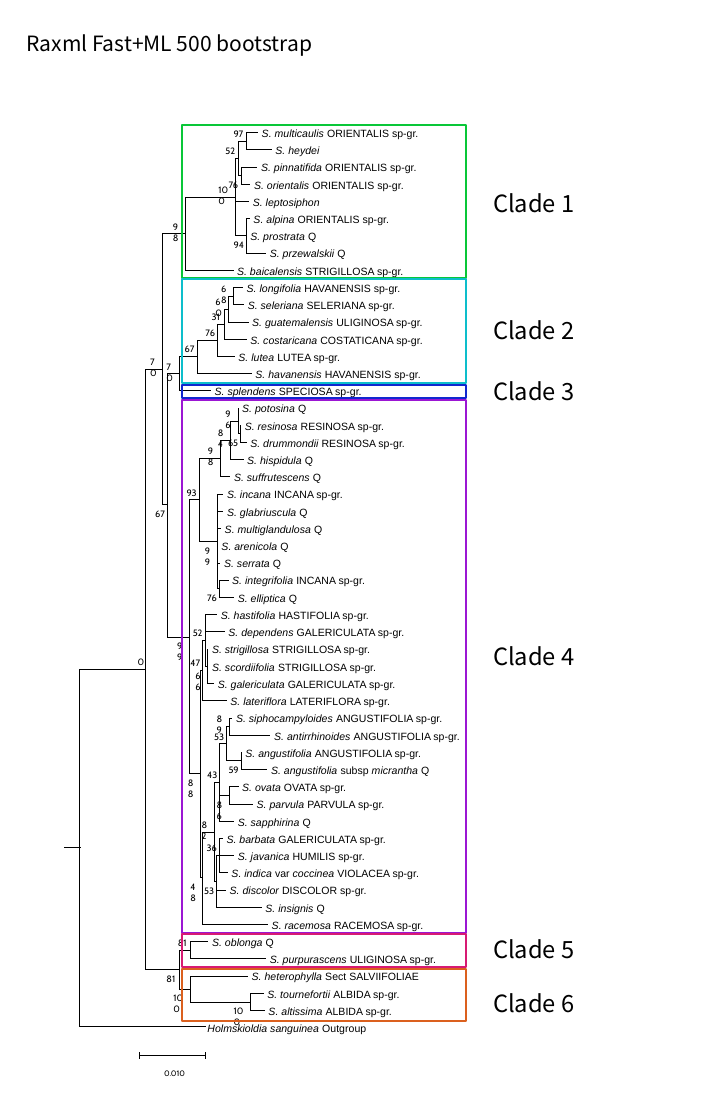
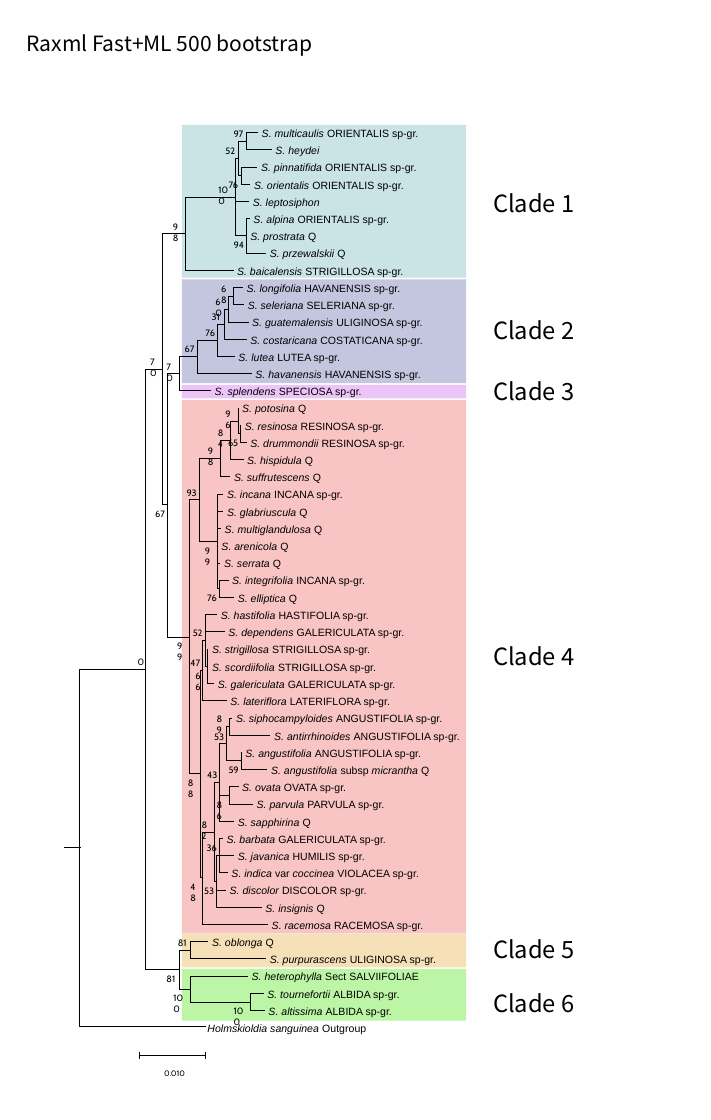
Before and after one commit to bryceaskey/scutellariaMetabolites, a slide deck: slide 1 of figures/phylogeneticTrees/phylo-tree-clades.pptx. Drawn at 711x1120 pixels with LibreOffice and Linux fonts; fonts in the diff are those of the drawing. Boxes give left, top, right and bottom in pixels: in the first picture for what was removed or moved away, otherwise in the second. Text is boxed around its words. In the diff, an @@ line names an element or a change of style, - is before the commit and + after.

Commit message:
Began preparing presentation for lab mtg

```diff
--- a/figures/phylogeneticTrees/phylo-tree-clades.pptx
+++ b/figures/phylogeneticTrees/phylo-tree-clades.pptx
@@ rectangle at (182,125,466,278): fill none to #CAE3E4; outline #09C738 1.5 pt to none @@
@@ rectangle at (182,280,466,383): fill none to #C4C5DE; outline #0DBECB 1.5 pt to none @@
@@ rectangle at (182,385,466,398): fill none to #EDC4F8; outline #1127CF 1.5 pt to none @@
@@ rectangle at (182,400,466,933): fill none to #F8C4C4; outline #9B16D3 1.5 pt to none @@
@@ rectangle at (182,934,466,968): fill none to #F6E0B8; outline #D71A73 1.5 pt to none @@
@@ rectangle at (182,969,466,1021): fill none to #BCF5A5; outline #DB601E 1.5 pt to none @@
```
Also in this commit, not shown: 5 other files.
